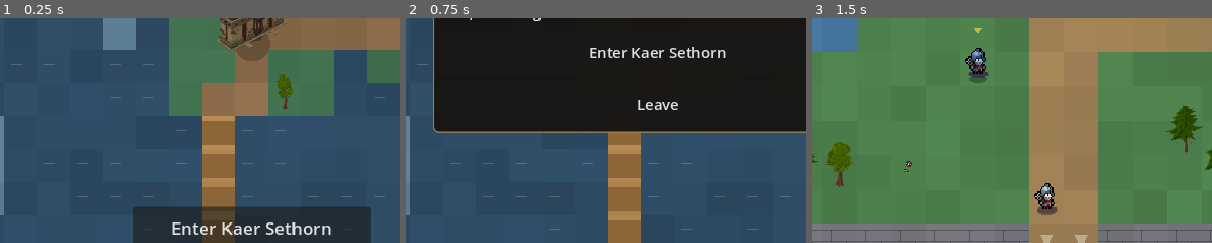
Above: before the commit, frames 1-3 (left to right).
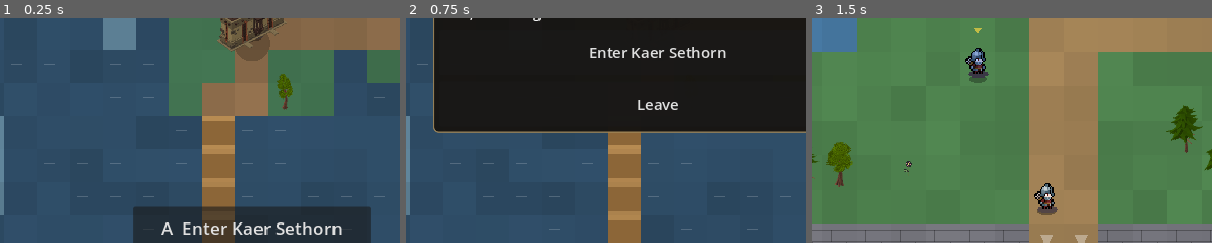
Above: after the commit, the same moments.

Repository: ninjun42215-gif/KindleWake
Game: Godot game, scene res://World.tscn
Two runs of this game, one before a commit and one after it. Both use one fixed random seed, a clock stepped at 60 frames per second and the inputs below. This scene is started directly instead of the project's main scene.
Inputs:
- Up to frame 1 (0.25 s): no input
- Up to frame 2 (0.75 s): click "Enter Kaer Sethorn" (after the commit: "A Enter Kaer Sethorn") at 0.5 s
- Up to frame 3 (1.5 s): click "Enter Kaer Sethorn" at 1.25 s
The pictures show only the part of the screen within x 18-68%, y 46-96%; the shares and areas given below are measured in that part.

The runs differ from the first frame. In frame 1, 1.4% of the frame differs, in the area x 40-86%, y 90-97%; in frame 2, nothing differs; in frame 3, nothing differs.

Commit message:
feat: support controller confirm for overworld locations

Diff:
--- a/Kindlewake/scripts/ui/world_scene.gd
+++ b/Kindlewake/scripts/ui/world_scene.gd
@@ -174,6 +174,8 @@
         else:
             _move(delta)
         _update_near()
+        if Input.is_action_just_pressed("interact") and not near_place.is_empty():
+            _on_prompt_pressed()
     camera.position = camera.position.lerp(player_pos, clampf(delta * 8.0, 0.0, 1.0))
     _update_hud()
     queue_redraw()
@@ -295,7 +297,7 @@
     prompt_btn.visible = not best.is_empty() and not panel_open
     if not best.is_empty():
         var verb: String = "Speak with" if str(best.get("kind", "")) == "charter" else "Enter"
-        prompt_btn.text = "%s %s" % [verb, str(best.get("name", "place"))]
+        prompt_btn.text = "A  %s %s" % [verb, str(best.get("name", "place"))]
 
 
 func _on_prompt_pressed() -> void:
